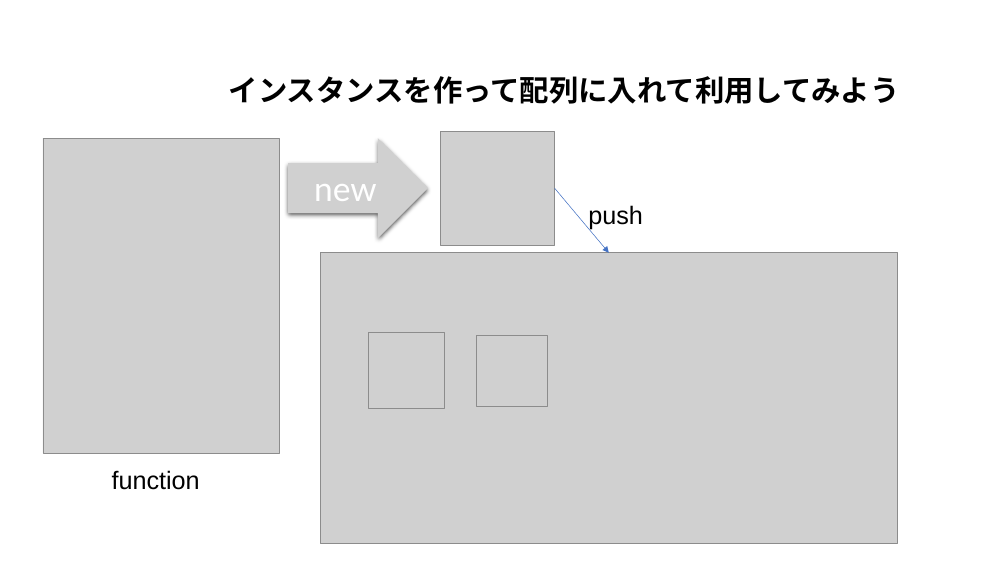
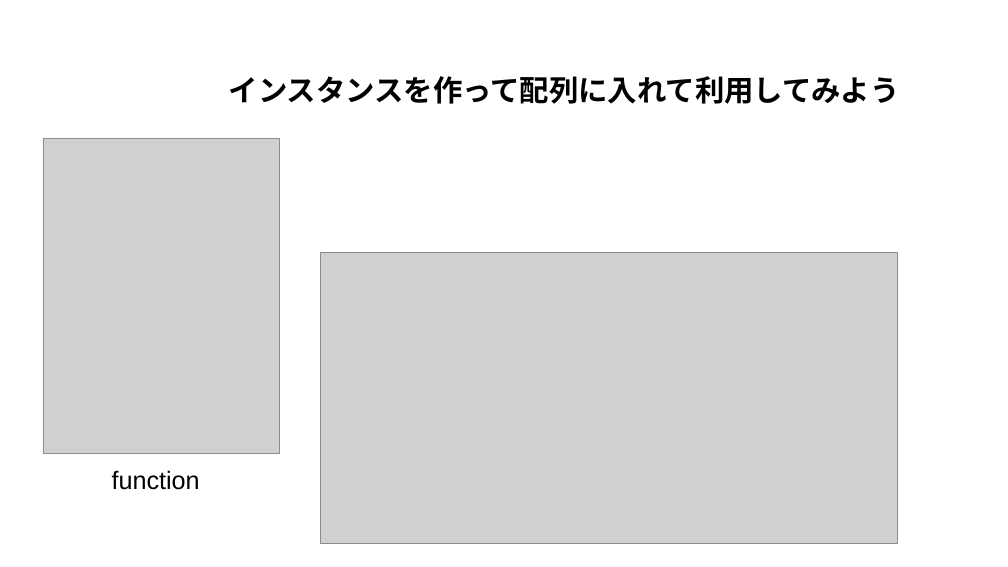
Before and after one commit to amami-harhid/p5jsPracticeSamples, a slide deck: slide 94 of Documents/p5Js_practice02.pptx (slide 70 before the commit). Drawn at 1008x567 pixels with LibreOffice and Linux fonts; fonts in the diff are those of the drawing; grey boxes stand for pictures. Boxes give left, top, right and bottom in pixels: in the first picture for what was removed or moved away, otherwise in the second. Text is boxed around its words. In the diff, an @@ line names an element or a change of style, - is before the commit and + after.

```diff
--- a/Documents/p5Js_practice02.pptx
+++ b/Documents/p5Js_practice02.pptx
@@ picture removed at [288, 138, 428, 238] @@
-new
@@ picture removed at [441, 132, 555, 246] @@
@@ arrow removed from (555, 188) to (609, 253) @@
@@ text removed at [588, 205, 643, 230] @@
-push
@@ picture removed at [369, 333, 445, 408] @@
@@ picture removed at [476, 336, 547, 407] @@
```
Also in this commit, not shown: 5 other slides changed, 42 slides added, 1 slide removed.
